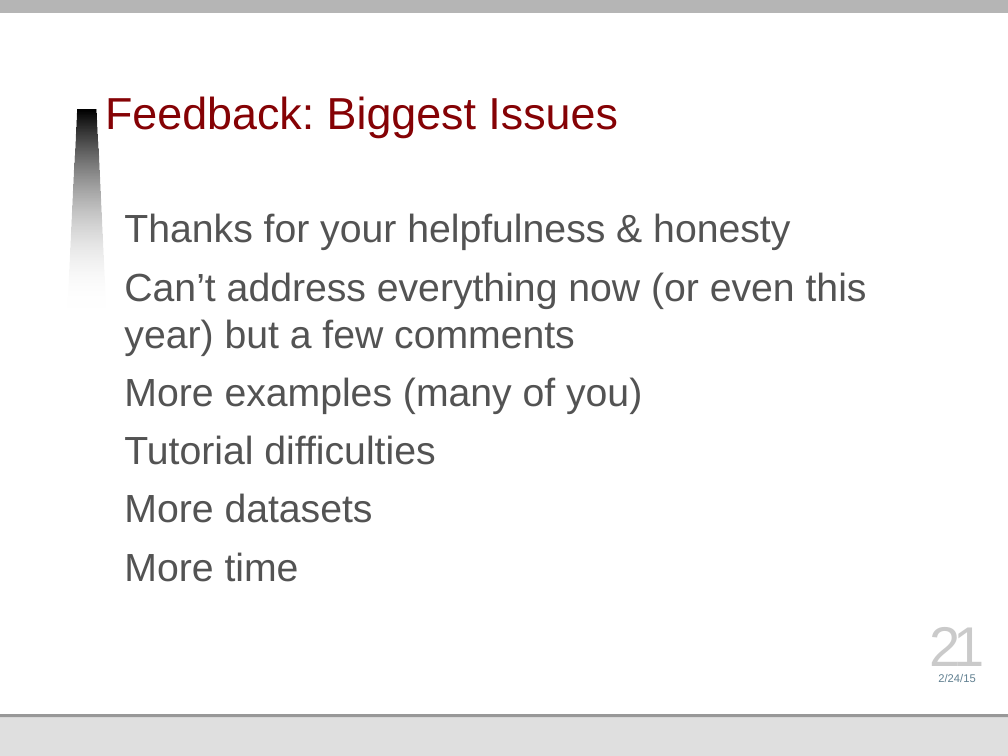
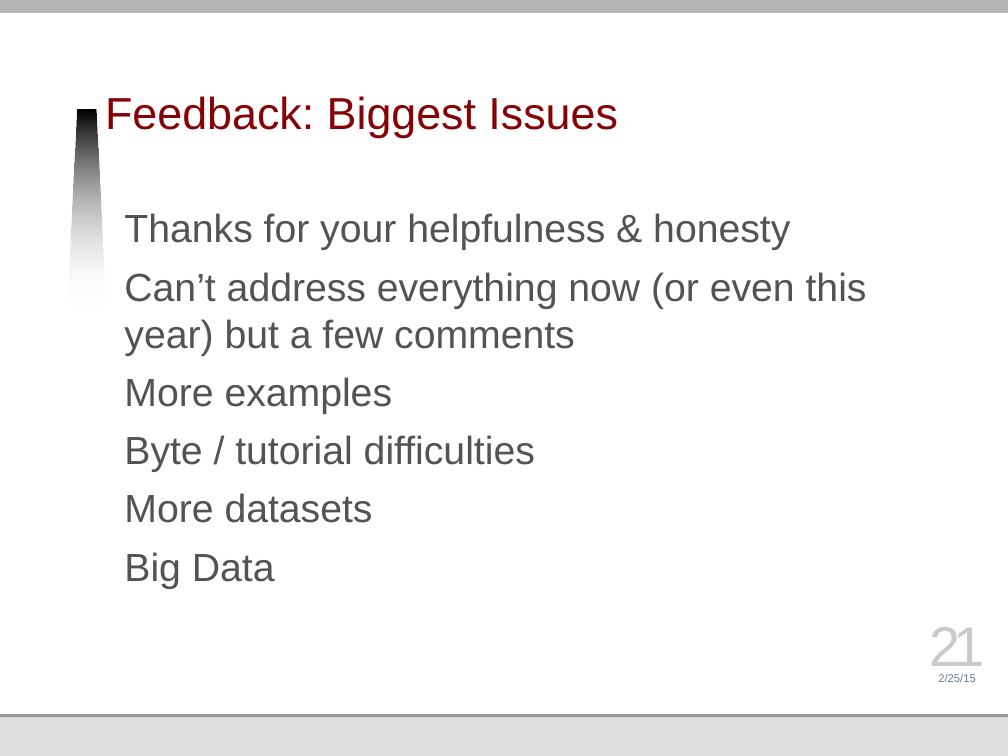
Before and after one commit to jmankoff/data, a slide deck: slide 21 of Lectures/12 Announcements.pptx. Drawn at 1008x756 pixels with LibreOffice and Linux fonts; fonts in the diff are those of the drawing; background and template pictures are left out. Boxes give left, top, right and bottom in pixels: in the first picture for what was removed or moved away, otherwise in the second. Text is boxed around its words. In the diff, an @@ line names an element or a change of style, - is before the commit and + after.

```diff
--- a/Lectures/12 Announcements.pptx
+++ b/Lectures/12 Announcements.pptx
@@ text at [124, 377, 535, 472]: text changed @@
-More examples (many of you)
-Tutorial difficulties
+More examples
+Byte / tutorial difficulties
@@ text at [124, 552, 275, 589]: text changed @@
-More time
+Big Data
@@ text at [938, 674, 975, 682]: text changed @@
-2/24/15
+2/25/15
```
Also in this commit, not shown: 13 other slides changed, 1 slide removed, 4 other files.
